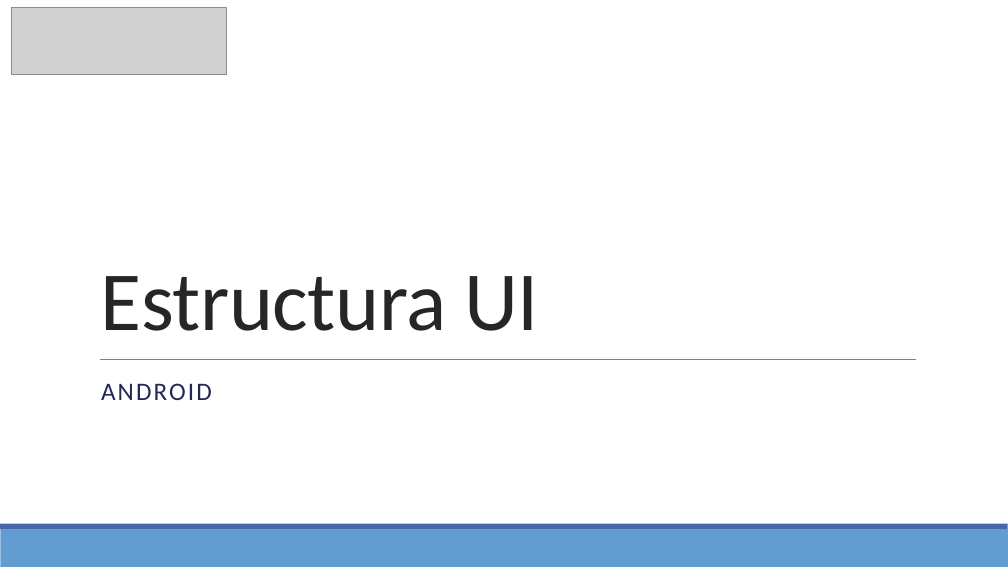
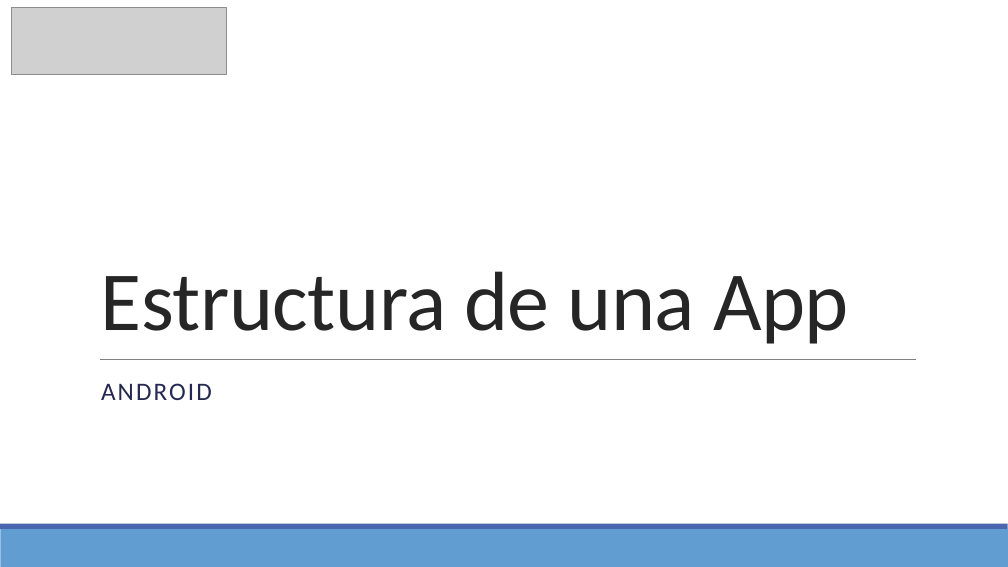
Before and after one commit to Domiciano/AppMoviles192, a slide deck: slide 18 of Clase1/Clase 1.pptx. Drawn at 1008x567 pixels with LibreOffice and Linux fonts; fonts in the diff are those of the drawing; grey boxes stand for pictures. Boxes give left, top, right and bottom in pixels: in the first picture for what was removed or moved away, otherwise in the second. Text is boxed around its words. In the diff, an @@ line names an element or a change of style, - is before the commit and + after.

```diff
--- a/Clase1/Clase 1.pptx
+++ b/Clase1/Clase 1.pptx
@@ title at [101,271,849,344]: text changed @@
-Estructura UI
+Estructura de una App
```
Also in this commit, not shown: 1 other slide changed, 39 other files.
